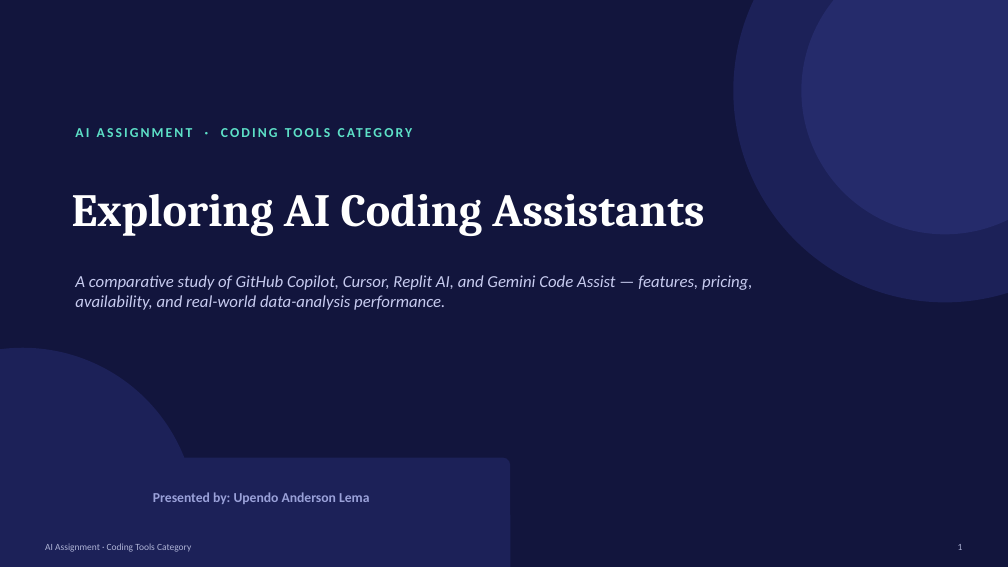
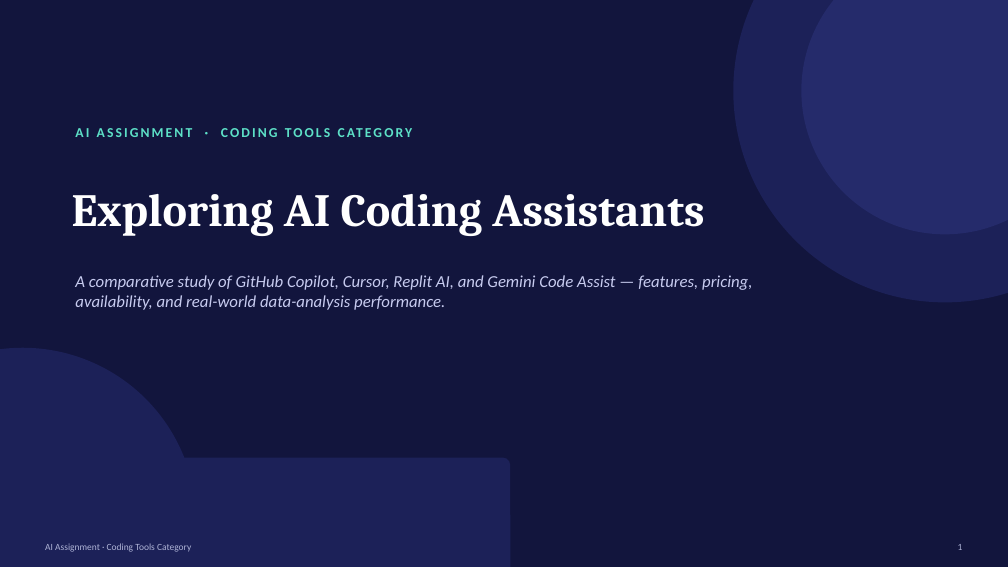
Before and after one commit to uanderson-lema/piit, a slide deck: slide 1 of AI CodingTools Presentation.pptx. Drawn at 1008x567 pixels with LibreOffice and Linux fonts; fonts in the diff are those of the drawing. Boxes give left, top, right and bottom in pixels: in the first picture for what was removed or moved away, otherwise in the second. Text is boxed around its words. In the diff, an @@ line names an element or a change of style, - is before the commit and + after.

```diff
--- a/AI CodingTools Presentation.pptx
+++ b/AI CodingTools Presentation.pptx
@@ text removed at (x1=153, y1=492, x2=369, y2=504) @@
-Presented by: Upendo Anderson Lema
```
